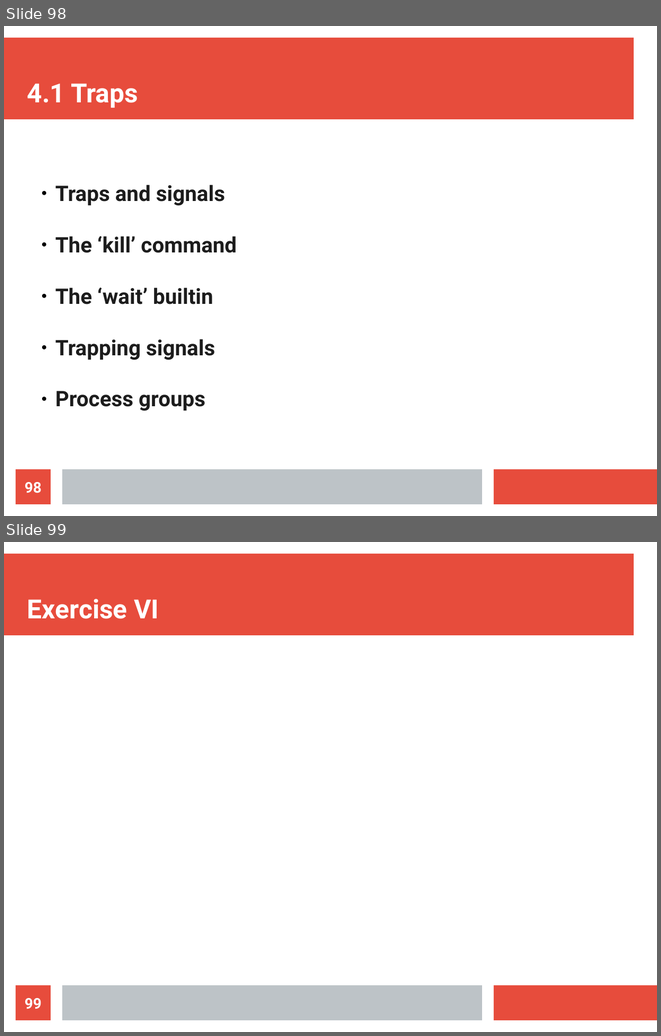
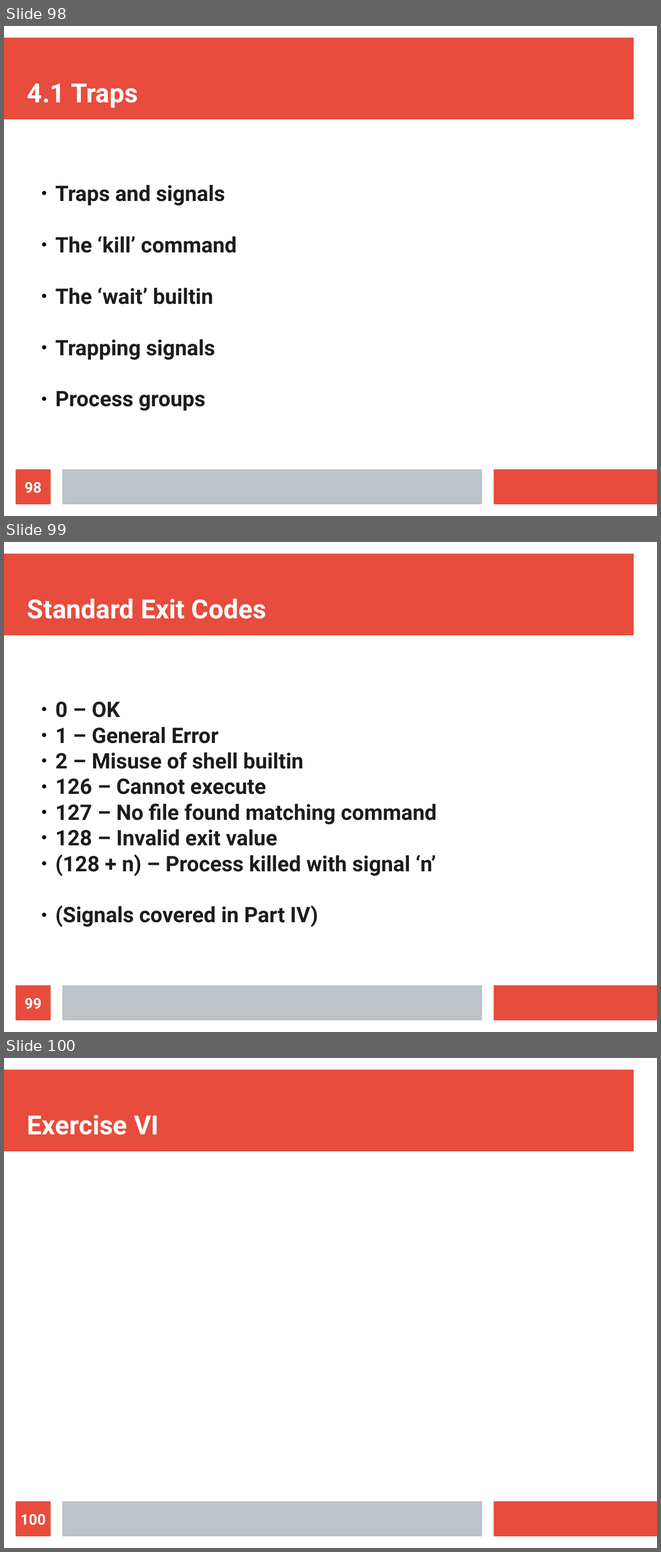
Before and after one commit to ianmiell/introduction-to-bash, a slide deck: slides/introduction_to_bash.odp. Shown one above the other, each under a label of ours: slides 98 and 99 before the commit, slides 98, 99 and 100 after it. The pictures are 661x1036 and 661x1552 pixels, drawn with LibreOffice and Linux fonts; fonts in the diff are those of the drawing. Boxes give left, top, right and bottom in pixels: in the first picture for what was removed or moved away, otherwise in the second. Text is boxed around its words. In the diff, an @@ line names an element or a change of style, - is before the commit and + after.

```diff
--- a/slides/introduction_to_bash.odp
+++ b/slides/introduction_to_bash.odp
@@ slide 99 added at (4, 542, 657, 1032), background #FFFFFF; not listed: 3 template elements that a slide beside it also shows @@
@@ title added at (27, 598, 266, 619), 32 pt, text #FFFFFF, bold @@
+Standard Exit Codes
@@ subtitle added at (55, 702, 437, 927), 26 pt, text #1C1C1C, bold @@
+  ● 0 – OK
+  ● 1 – General Error
+  ● 2 – Misuse of shell builtin
+  ● 126 – Cannot execute
+  ● 127 – No file found matching command
+  ● 128 – Invalid exit value
+  ● (128 + n) – Process killed with signal ‘n’
+  ● (Signals covered in Part IV)
@@ page number added at (16, 985, 51, 1020), fill #E74C3C, 18 pt, text #FFFFFF, bold @@
+99
@@ what was slide 99 is now slide 100 @@
@@ page number at (20, 1514, 46, 1525): text changed @@
-99
+100
```
Also in this commit, not shown: 9 other files.
